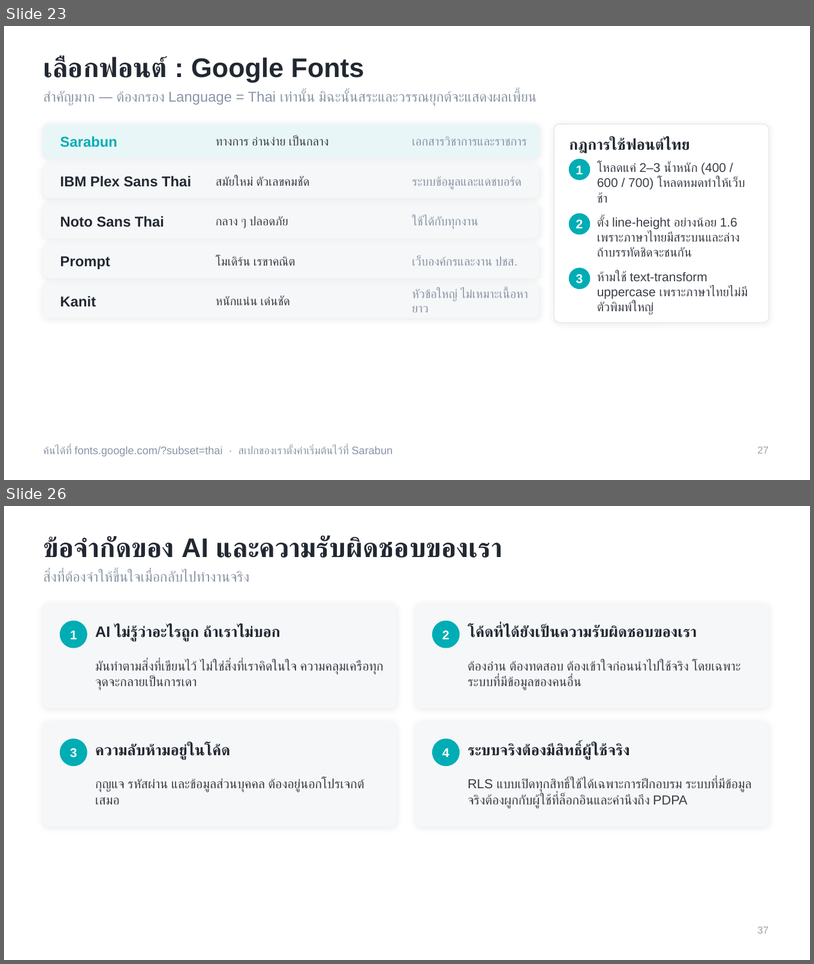
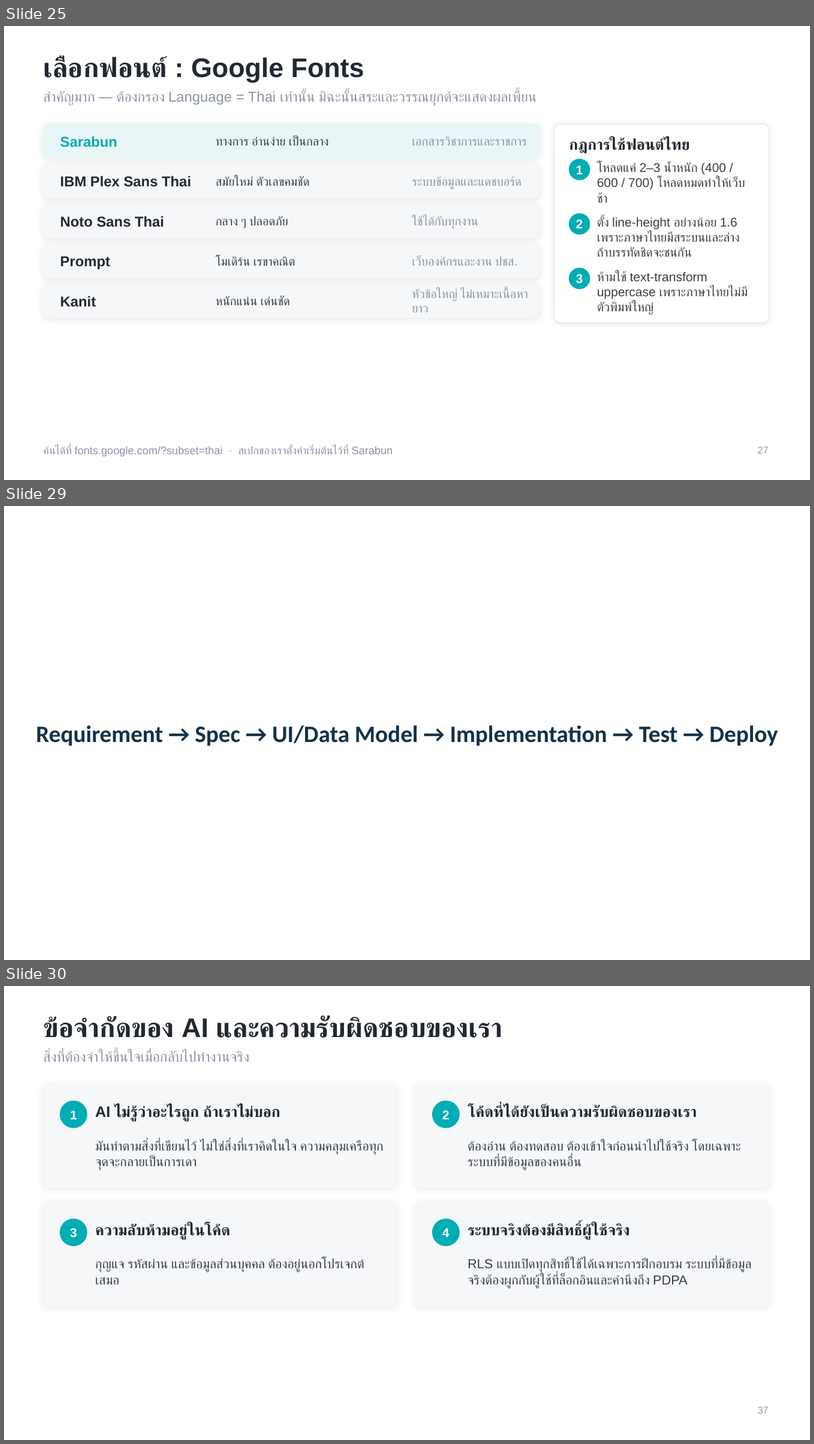
Before and after one commit to dookda/cmu_workshop_antigravity, a slide deck: Funding_Hub_Antigravity_Workshop.pptx. Shown one above the other, each under a label of ours: slides 23 and 26 before the commit, slides 25, 29 and 30 after it; the slides between them are not shown. The pictures are 814x964 and 814x1444 pixels, drawn with LibreOffice and Linux fonts; fonts in the diff are those of the drawing. Boxes give left, top, right and bottom in pixels: in the first picture for what was removed or moved away, otherwise in the second. Text is boxed around its words. In the diff, an @@ line names an element or a change of style, - is before the commit and + after.

```diff
--- a/Funding_Hub_Antigravity_Workshop.pptx
+++ b/Funding_Hub_Antigravity_Workshop.pptx
@@ slide 29 added at (4,506,810,960), background #FFFFFF @@
@@ text added at (36,725,778,745), 28 pt, text #12324A, bold @@
+Requirement → Spec → UI/Data Model → Implementation → Test → Deploy
@@ what was slide 23 is now slide 25 @@
@@ what was slide 26 is now slide 30 @@
```
Also in this commit, not shown: 6 slides changed, 4 other slides added, 1 slide removed, 2 other files.
